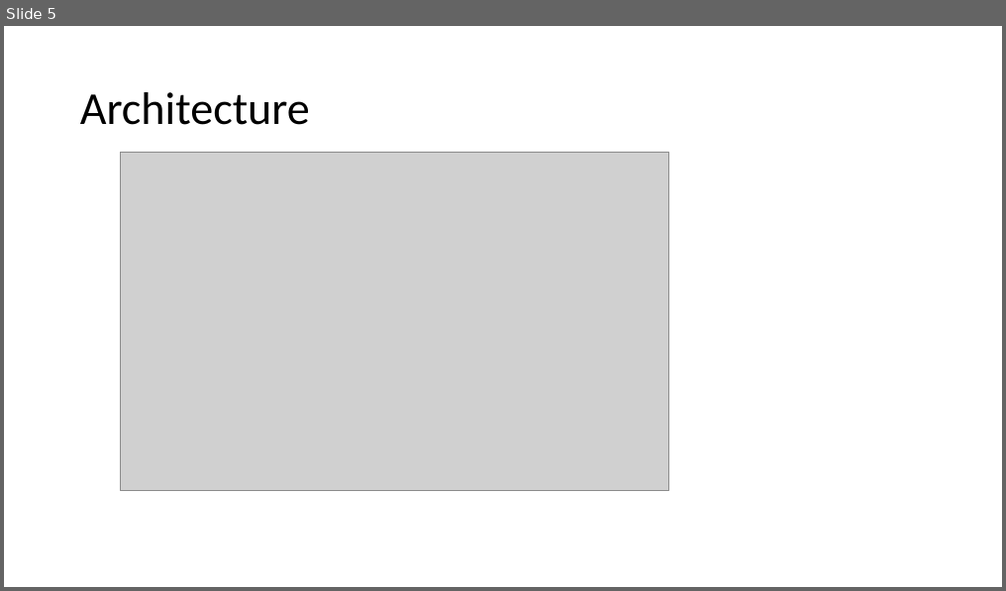
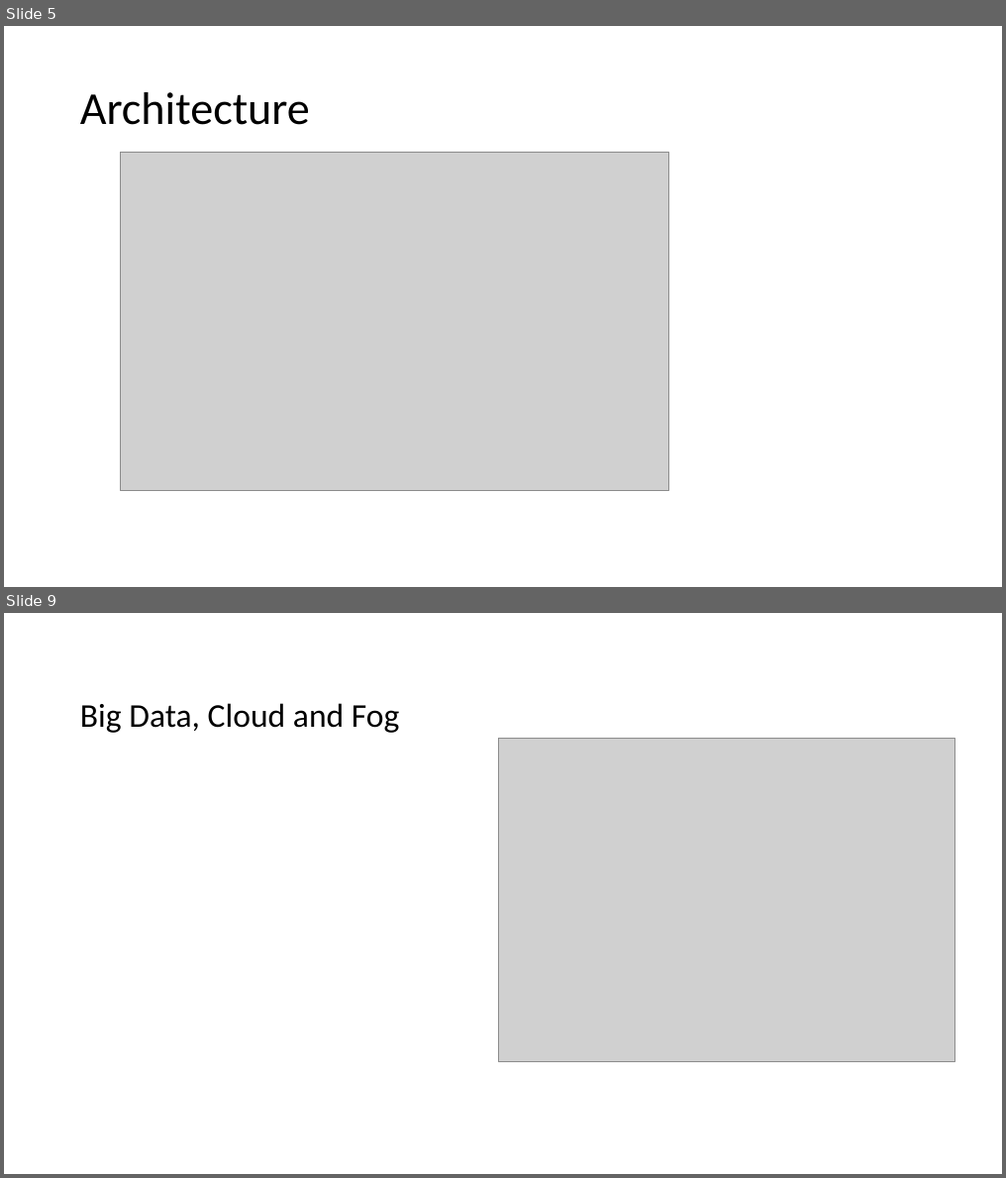
Before and after one commit to IoThingers/TermProject, a slide deck: PaperPresentation.pptx. Shown one above the other, each under a label of ours: slide 5 before the commit, slides 5 and 9 after it; the slides between them are not shown. The pictures are 1006x591 and 1006x1178 pixels, drawn with LibreOffice and Linux fonts; fonts in the diff are those of the drawing; grey boxes stand for pictures. Boxes give left, top, right and bottom in pixels: in the first picture for what was removed or moved away, otherwise in the second. Text is boxed around its words. In the diff, an @@ line names an element or a change of style, - is before the commit and + after.

```diff
--- a/PaperPresentation.pptx
+++ b/PaperPresentation.pptx
@@ slide 9 added at (x1=4, y1=613, x2=1002, y2=1174), background #FFFFFF @@
@@ title added at (x1=80, y1=703, x2=399, y2=733), 32 pt, text #000000 @@
+Big Data, Cloud and Fog
@@ picture added at (x1=499, y1=738, x2=954, y2=1062) @@
```
Also in this commit, not shown: 1 slide changed, 3 other slides added, 1 slide removed.
